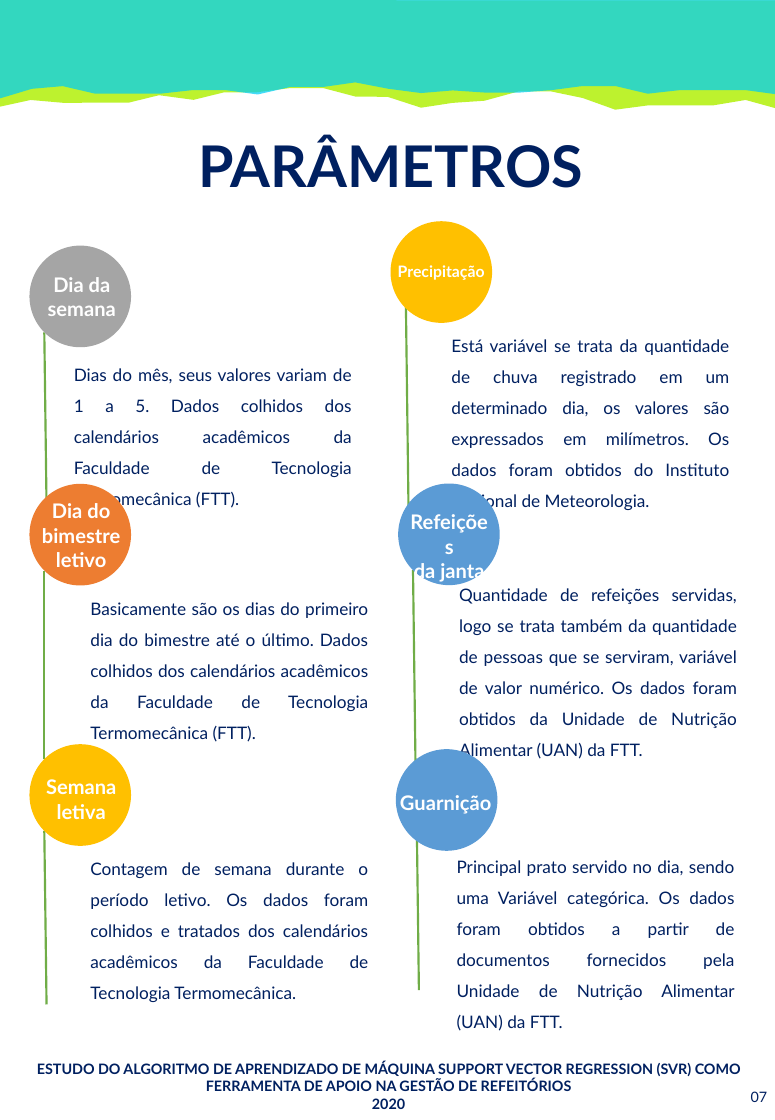
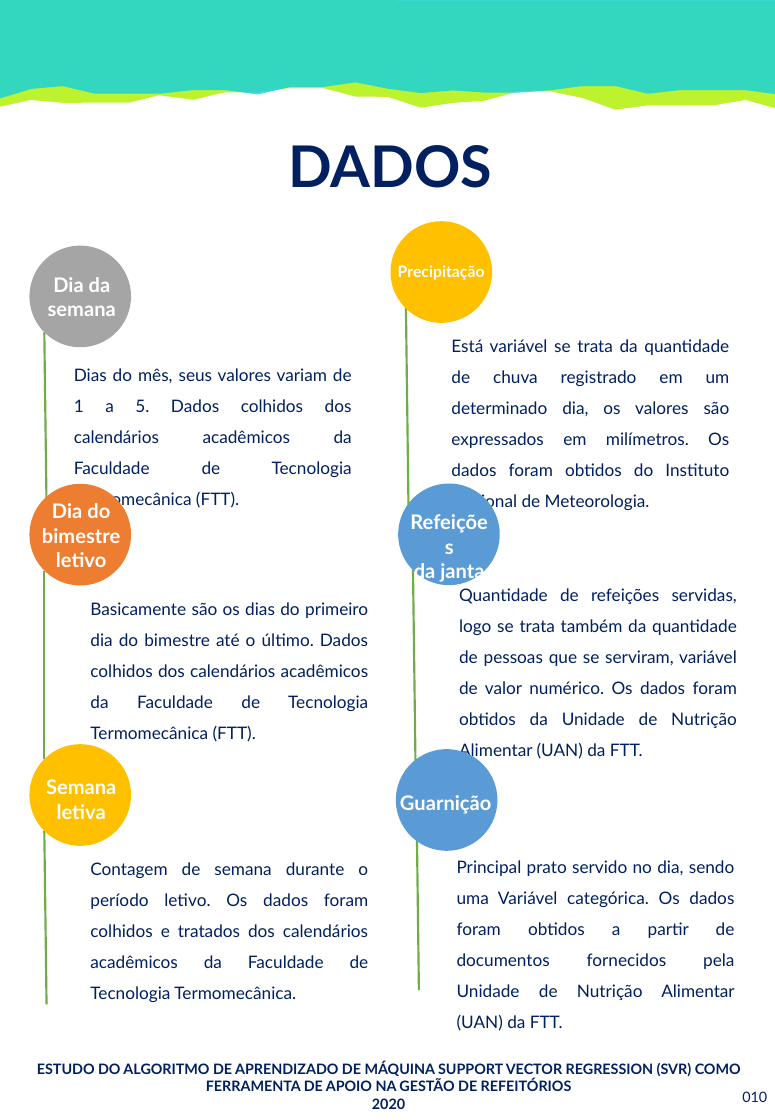
Before and after one commit to SrMartis/TCC1, a slide deck: slide 10 of Relatório Técnico - Revisão.pptx (slide 7 before the commit). Drawn at 775x1120 pixels with LibreOffice and Linux fonts; fonts in the diff are those of the drawing. Boxes give left, top, right and bottom in pixels: in the first picture for what was removed or moved away, otherwise in the second. Text is boxed around its words. In the diff, an @@ line names an element or a change of style, - is before the commit and + after.

```diff
--- a/Relatório Técnico - Revisão.pptx
+++ b/Relatório Técnico - Revisão.pptx
@@ text at bbox=[289, 145, 493, 188]: text changed @@
-PARÂMETROS
+DADOS
@@ page number at bbox=[742, 1091, 767, 1102]: text changed @@
-07
+010
```
Also in this commit, not shown: 7 other slides changed, 4 slides added.
